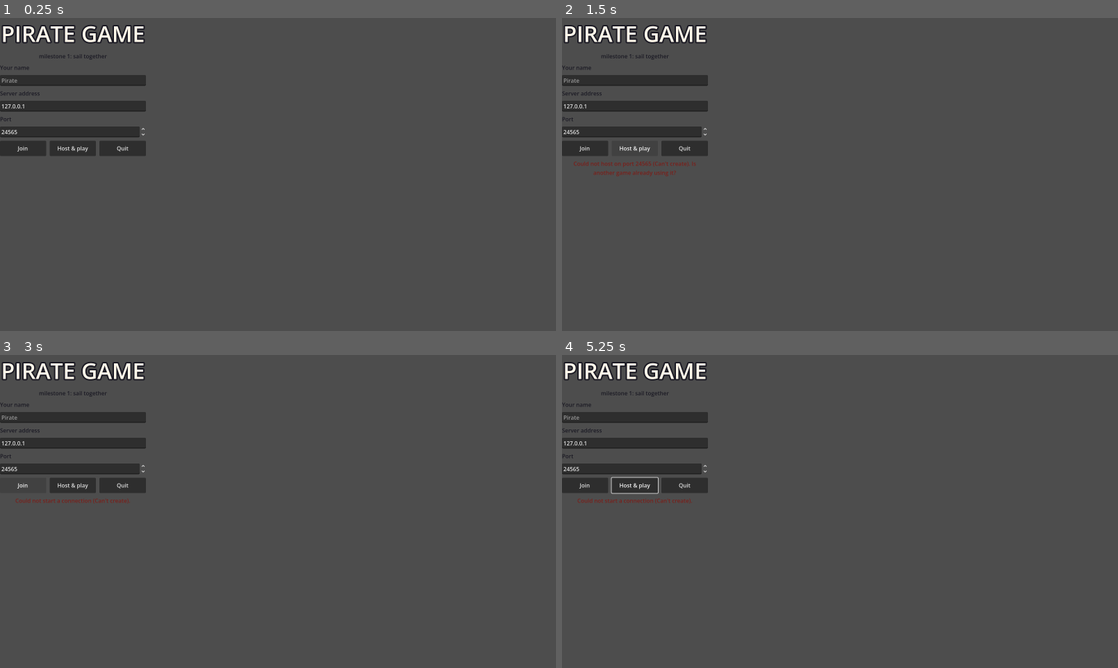
Above: before the commit, frames 1-4 (two rows, left to right).
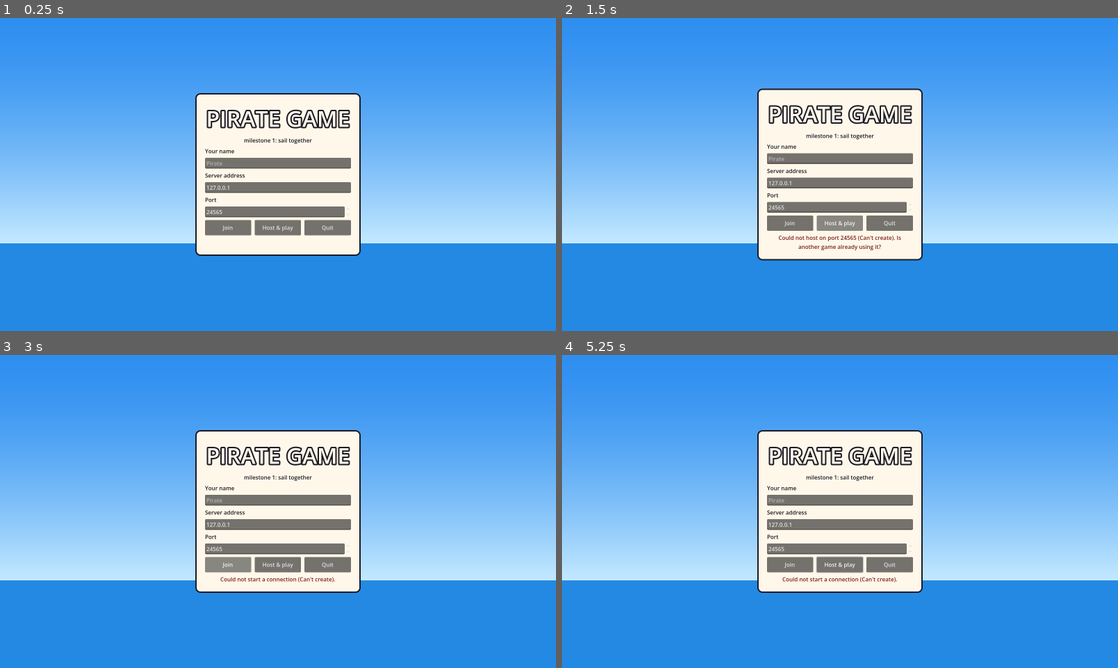
Above: after the commit, the same moments.

Repository: markcNewell/pirate-game
Game: Godot game, scene res://game/main.tscn
Same seed, same stepped clock (60 frames per second), same inputs: the game is played once before the commit and once after it.
Inputs (mouse positions are in pixels of both pictures, inside the frame that each line leads up to):
- Up to frame 1 (0.25 s): no input
- Up to frame 2 (1.5 s): tap Enter at 0.5 s; move the mouse to (962, 158) at 0.52 s; hold D (move_right) 0.53-1.25 s; hold Tab (crew) 0.53-1.25 s; click (962, 158) at 0.67 s; tap Space (jump) at 0.77 s; tap Shift (run) at 0.8 s; click "Host & play" at 1.25 s
- Up to frame 3 (3 s): click "Host & play" at 2 s; click "Join" at 2.75 s
- Up to frame 4 (5.25 s): click "Join" at 3.5 s; drag from (728, 527) to (812, 574) at 4.27 s; move the mouse to (895, 442) at 5.02 s; hold D (move_right) from 5.03 s (still down); hold Tab (crew) from 5.03 s (still down)

The runs differ from the first frame. In frame 1, 100% of the frame differs, in the area x 0-100%, y 0-100%; in frame 2, 100%; in frame 3, 100%; in frame 4, 100%.

Commit message:
Add exports, server image, CI, screenshot tool and README; tune the toon look
Co-Authored-By: Claude Opus 5.5 <noreply@anthropic.com>

Diff:
--- a/art/shaders/toon.gdshader
+++ b/art/shaders/toon.gdshader
@@ -1,6 +1,6 @@
 // Toon lighting: three flat steps of light instead of a smooth gradient, hard sun shadows,
 // and a faint rim so silhouettes read against the sea. Colour comes from the mesh's vertex
-// colours (stored linear by MeshBuilder), so one material serves a whole model.
+// colours, so one material serves a whole model.
 shader_type spatial;
 render_mode cull_back;
 
@@ -21,7 +21,10 @@
 
 void light() {
 	float ndl = dot(NORMAL, LIGHT);
-	float band = ndl > 0.45 ? 1.0 : (ndl > 0.0 ? 0.55 : 0.0);
-	float shadow = ATTENUATION > 0.5 ? 1.0 : 0.0;
-	DIFFUSE_LIGHT += band * shadow * LIGHT_COLOR / PI;
+	// Lit, half-lit and shade. Shade keeps some sun so dark sides stay readable colours.
+	float band = ndl > 0.45 ? 1.0 : (ndl > 0.0 ? 0.72 : 0.45);
+	if (ATTENUATION < 0.5) {
+		band = min(band, 0.45);
+	}
+	DIFFUSE_LIGHT += band * LIGHT_COLOR / PI;
 }
--- a/game/game.gd
+++ b/game/game.gd
@@ -133,7 +133,7 @@
 			client_on_snapshot(snap)
 
 	_log_timer += dt
-	if _log_timer >= 2.0 and role == Role.SERVER:
+	if _log_timer >= 2.0 and (role == Role.SERVER or DisplayServer.get_name() == "headless"):
 		_log_timer = 0.0
 		print("[server] t=%.0f players=%d ship=(%.1f, %.1f) speed=%.2f anchored=%s sails=%.2f/%.2f stations=%s" % [
 			server_time, players.size(), ship.x, ship.z, ship.speed, ship.anchored,
--- a/game/main.gd
+++ b/game/main.gd
@@ -27,7 +27,8 @@
 func _start() -> void:
 	var port := int(_args.get("port", GameConfig.DEFAULT_PORT))
 
-	if _args.has("server") or (DisplayServer.get_name() == "headless" and not _args.has("bot")):
+	var headless := DisplayServer.get_name() == "headless"
+	if _args.has("server") or (headless and not _args.has("bot") and not _args.has("host")):
 		var err := Net.serve(port)
 		if err != OK:
 			printerr("Could not serve on port %d: %s" % [port, error_string(err)])
@@ -94,8 +95,8 @@
 		return
 	if game.is_server():
 		var moved := Vector2(game.ship.x, game.ship.z).length()
-		print("RESULT server moved=%.1f max_speed=%.2f anchored=%s stations_taken=%d climbs=%d corrections=%d players=%d" % [
-			moved, game.stats.max_speed, game.ship.anchored, game.stats.stations_taken,
+		print("RESULT server moved=%.1f max_speed=%.2f anchored=%s sails=%.2f/%.2f stations_taken=%d climbs=%d corrections=%d players=%d" % [
+			moved, game.stats.max_speed, game.ship.anchored, game.ship.sail_height[0], game.ship.sail_height[1], game.stats.stations_taken,
 			game.stats.climbs, game.stats.corrections, game.players.size(),
 		])
 	if game.local_player:
@@ -111,6 +112,8 @@
 	await get_tree().create_timer(delay * 0.5).timeout
 	var game := Net.game
 	if game and view == "wheel":
+		# Walk there instantly: the wheel is out of reach from the spawn point.
+		game._server_teleport(game.local_id, LocalPlayer.Mode.ON_SHIP, ShipShape.stations()[0].stand, 0.0)
 		game.send_request("station", 0)
 	elif game and view != "deck":
 		var cam := Camera3D.new()
@@ -123,11 +126,16 @@
 			"bow": [Vector3(-8, 8, -40), Vector3(0, 5, 0)],
 			"high": [Vector3(30, 45, 50), Vector3(0, 0, -20)],
 		}
-		var spec: Array = offsets.get(view, offsets.outside)
-		var follow := func() -> void:
-			var ship := game.ship_view.global_transform
-			cam.look_at_from_position(ship * spec[0], ship * spec[1])
-		get_tree().process_frame.connect(follow)
+		if view == "island":
+			var isl: Dictionary = Islands.LAYOUT[0]
+			var centre := Vector3(isl.x, 4.0, isl.z)
+			cam.look_at_from_position(centre + Vector3(60, 22, 75), centre)
+		else:
+			var spec: Array = offsets.get(view, offsets.outside)
+			var follow := func() -> void:
+				var ship := game.ship_view.global_transform
+				cam.look_at_from_position(ship * spec[0], ship * spec[1])
+			get_tree().process_frame.connect(follow)
 	await get_tree().create_timer(delay * 0.5).timeout
 	await RenderingServer.frame_post_draw
 	var img := get_viewport().get_texture().get_image()
--- a/game/ocean/ocean.gdshader
+++ b/game/ocean/ocean.gdshader
@@ -58,8 +58,8 @@
 
 	float foam = 0.0;
 	// White caps: only the highest crests, broken up by noise.
-	float caps = noise(world_pos.xz * 0.6 - sea_time * 0.3);
-	if (wave_height > 0.55 && caps > 0.55) {
+	float caps = noise(world_pos.xz * 0.9 - sea_time * 0.3);
+	if (wave_height > 0.7 && caps > 0.62) {
 		foam = 1.0;
 	}
 
--- a/game/ship/ship_mesh.gd
+++ b/game/ship/ship_mesh.gd
@@ -137,21 +137,26 @@
 
 static func _decks(b: MeshBuilder, zs: Array[float]) -> void:
 	var t := ShipShape.RAIL_THICKNESS
-	var planks := 12
+	# Straight planks of equal width running bow to stern, trimmed where the hull narrows.
+	var plank := 0.55
+	var count := int(ceil(ShipShape.BEAM / plank))
 	for i in zs.size() - 1:
 		var z0 := zs[i]
 		var z1 := zs[i + 1]
 		var y := ShipShape.QUARTER_Y if z0 >= ShipShape.QUARTER_Z else ShipShape.DECK_Y
 		var w0 := ShipShape.half_width(z0, ShipShape.DECK_Y) - t
 		var w1 := ShipShape.half_width(z1, ShipShape.DECK_Y) - t
-		for p in planks:
-			var u0 := -1.0 + 2.0 * p / planks
-			var u1 := -1.0 + 2.0 * (p + 1) / planks
-			var c := Toon.color("deck") if p % 2 == 0 else Toon.color("deck").darkened(0.06)
-			b.quad(
-				Vector3(u0 * w0, y, z0), Vector3(u1 * w0, y, z0), Vector3(u1 * w1, y, z1),
-				Vector3(u0 * w1, y, z1), c, Vector3.UP,
-			)
+		for p in count:
+			var x0 := -count * plank * 0.5 + p * plank
+			var x1 := x0 + plank
+			var a0 := clampf(x0, -w0, w0)
+			var b0 := clampf(x1, -w0, w0)
+			var a1 := clampf(x0, -w1, w1)
+			var b1 := clampf(x1, -w1, w1)
+			if b0 - a0 < 1e-3 and b1 - a1 < 1e-3:
+				continue
+			var c := Toon.color("deck") if p % 2 == 0 else Toon.color("deck").darkened(0.07)
+			b.quad(Vector3(a0, y, z0), Vector3(b0, y, z0), Vector3(b1, y, z1), Vector3(a1, y, z1), c, Vector3.UP)
 	# Front face of the quarterdeck, with a gold trim along its edge.
 	var qz := ShipShape.QUARTER_Z
 	var wq := ShipShape.half_width(qz, ShipShape.DECK_Y) - t
@@ -198,7 +203,7 @@
 		for side: int in [-1, 1]:
 			for dz: float in [-0.9, 0.0, 0.9]:
 				var foot := Vector3(side * (ShipShape.half_width(z + dz, deck) - 0.05), ShipShape.rail_top(z + dz), z + dz)
-				b.cylinder(foot, Vector3(0, deck + 0.62 * h, z), 0.04, 0.04, 4, rope, false)
+				b.cylinder(foot, Vector3(0, deck + 0.62 * h, z), 0.03, 0.03, 4, rope, false)
 	# Crow's nest on the main mast.
 	var nest := Vector3(0, deck + 0.72 * ShipShape.MAST_HEIGHT[1], ShipShape.MAST_Z[1])
 	b.cylinder(nest, nest + Vector3(0, 0.9, 0), 1.1, 1.2, 14, Toon.color("hull_dark"))
@@ -207,9 +212,9 @@
 	var sprit_root := Vector3(0, deck + 0.6, -12.2)
 	var sprit_tip := Vector3(0, deck + 3.8, -19.5)
 	b.cylinder(sprit_root, sprit_tip, 0.26, 0.12, 8, Toon.color("mast"))
-	b.cylinder(tops[0], sprit_tip, 0.04, 0.04, 4, rope, false)
-	b.cylinder(tops[1], tops[0], 0.04, 0.04, 4, rope, false)
-	b.cylinder(tops[1], Vector3(0, ShipShape.QUARTER_Y + 1.0, ShipShape.STERN_Z), 0.04, 0.04, 4, rope, false)
+	b.cylinder(tops[0], sprit_tip, 0.03, 0.03, 4, rope, false)
+	b.cylinder(tops[1], tops[0], 0.03, 0.03, 4, rope, false)
+	b.cylinder(tops[1], Vector3(0, ShipShape.QUARTER_Y + 1.0, ShipShape.STERN_Z), 0.03, 0.03, 4, rope, false)
 
 
 static func _fittings(b: MeshBuilder) -> void:
@@ -303,17 +308,18 @@
 	var b := MeshBuilder.new()
 	var wood := Toon.color("mast")
 	var segments := 16
-	var r := 0.75
+	var r := 0.5
 	for i in segments:
 		var a0 := TAU * i / segments
 		var a1 := TAU * (i + 1) / segments
-		b.cylinder(Vector3(cos(a0) * r, sin(a0) * r, 0), Vector3(cos(a1) * r, sin(a1) * r, 0), 0.06, 0.06, 6, wood, false)
+		b.cylinder(Vector3(cos(a0) * r, sin(a0) * r, 0), Vector3(cos(a1) * r, sin(a1) * r, 0), 0.045, 0.045, 6, wood, false)
 	for i in 8:
 		var a := TAU * i / 8
 		var dir := Vector3(cos(a), sin(a), 0)
-		b.cylinder(Vector3.ZERO, dir * (r + 0.22), 0.045, 0.045, 5, wood, false)
-		b.cylinder(dir * (r + 0.08), dir * (r + 0.3), 0.06, 0.05, 6, Toon.color("hull_dark"))
-	b.cylinder(Vector3(0, 0, -0.12), Vector3(0, 0, 0.12), 0.16, 0.16, 10, Toon.color("stripe"))
+		b.cylinder(Vector3.ZERO, dir * (r + 0.12), 0.035, 0.035, 5, wood, false)
+		b.cylinder(dir * (r + 0.05), dir * (r + 0.2), 0.045, 0.04, 6, Toon.color("hull_dark"))
+	b.cylinder(Vector3(0, 0, -0.1), Vector3(0, 0, 0.1), 0.09, 0.09, 10, Toon.color("hull_dark"))
+	b.cylinder(Vector3(0, 0, 0.1), Vector3(0, 0, 0.13), 0.06, 0.06, 10, Toon.color("stripe"))
 	return b.build()
 
 
--- a/game/ship/ship_shape.gd
+++ b/game/ship/ship_shape.gd
@@ -60,7 +60,7 @@
 	if z > QUARTER_Z:
 		return QUARTER_Y + RAIL_HEIGHT
 	var t := z / HALF_LENGTH
-	return DECK_Y + RAIL_HEIGHT + 0.9 * t * t
+	return DECK_Y + RAIL_HEIGHT + 0.45 * t * t
 
 
 ## Floor height under a point on board (main deck or quarterdeck; stairs are a ramp).
@@ -85,7 +85,7 @@
 	var list: Array[Dictionary] = [
 		{
 			"id": 0, "kind": Kind.WHEEL, "mast": -1, "label": "take the wheel",
-			"at": WHEEL + Vector3(0, 1.1, 0), "stand": WHEEL + Vector3(0, 0, 1.0),
+			"at": WHEEL + Vector3(0, 1.05, 0.25), "stand": WHEEL + Vector3(0, 0, 1.3),
 		},
 		{
 			"id": 3, "kind": Kind.ANCHOR, "mast": -1, "label": "work the anchor",
--- a/game/ship/ship_view.gd
+++ b/game/ship/ship_view.gd
@@ -19,7 +19,7 @@
 		_build_rig(m)
 
 	_wheel = Toon.instance(ShipMesh.wheel())
-	_wheel.position = ShipShape.WHEEL + Vector3(0, 1.3, 0.3)
+	_wheel.position = ShipShape.WHEEL + Vector3(0, 1.05, 0.25)
 	add_child(_wheel)
 
 	_capstan = Toon.instance(ShipMesh.capstan())
--- a/game/ui/hud.gd
+++ b/game/ui/hud.gd
@@ -223,7 +223,8 @@
 			if names.has(deg):
 				var text: String = names[deg]
 				var col := Toon.color("stripe") if deg == 0 else PAPER
-				draw_string(font, Vector2(x - 12, 30), text, HORIZONTAL_ALIGNMENT_CENTER, 24, 20, col)
+				var width := font.get_string_size(text, HORIZONTAL_ALIGNMENT_LEFT, -1, 20).x
+				draw_string(font, Vector2(x - width * 0.5, 30), text, HORIZONTAL_ALIGNMENT_LEFT, -1, 20, col)
 			else:
 				draw_line(Vector2(x, 30), Vector2(x, 40), Color(PAPER, 0.7), 2.0)
 		draw_line(Vector2(mid, 36), Vector2(mid, 46), Toon.color("stripe"), 3.0)
--- a/game/ui/menu.gd
+++ b/game/ui/menu.gd
@@ -1,6 +1,7 @@
 class_name Menu
-extends Control
+extends CanvasLayer
 ## The title screen: your name, the server to join, and Join / Host & play / Quit.
+## A CanvasLayer so its controls can fill the window (a Control under a plain Node cannot).
 
 var _name: LineEdit
 var _address: LineEdit
@@ -9,19 +10,27 @@
 
 
 func _ready() -> void:
-	set_anchors_preset(Control.PRESET_FULL_RECT)
 	var sky := ColorRect.new()
-	sky.set_anchors_preset(Control.PRESET_FULL_RECT)
+	sky.set_anchors_and_offsets_preset(Control.PRESET_FULL_RECT)
 	sky.material = _sky_gradient()
 	add_child(sky)
 
 	var centre := CenterContainer.new()
-	centre.set_anchors_preset(Control.PRESET_FULL_RECT)
+	centre.set_anchors_and_offsets_preset(Control.PRESET_FULL_RECT)
 	add_child(centre)
+	var card := PanelContainer.new()
+	var style := StyleBoxFlat.new()
+	style.bg_color = Hud.PAPER
+	style.border_color = Hud.INK
+	style.set_border_width_all(4)
+	style.set_corner_radius_all(14)
+	style.set_content_margin_all(28)
+	card.add_theme_stylebox_override("panel", style)
+	centre.add_child(card)
 	var box := VBoxContainer.new()
 	box.custom_minimum_size = Vector2(420, 0)
-	box.add_theme_constant_override("separation", 10)
-	centre.add_child(box)
+	box.add_theme_constant_override("separation", 8)
+	card.add_child(box)
 
 	var title := Label.new()
 	title.text = "PIRATE GAME"
--- a/game/util/mesh_builder.gd
+++ b/game/util/mesh_builder.gd
@@ -1,6 +1,7 @@
 class_name MeshBuilder
 extends RefCounted
 ## Collects coloured triangles and turns them into one ArrayMesh for the toon shader.
+## Colours stay sRGB: Godot converts vertex colours to linear itself.
 ##
 ## Every triangle is given an outward direction and its winding is fixed to match, so callers
 ## never think about Godot's clockwise front faces. build() also stores a smoothed copy of the
@@ -33,11 +34,10 @@
 			normals = PackedVector3Array([normals[0], normals[2], normals[1]])
 		face = -face
 	var flat := face.normalized()
-	var linear := color.srgb_to_linear()
 	for i in 3:
 		_verts.append([a, b, c][i])
 		_normals.append(normals[i] if normals.size() == 3 else flat)
-		_colors.append(linear)
+		_colors.append(color)
 
 
 func quad(a: Vector3, b: Vector3, c: Vector3, d: Vector3, color: Color, outward: Vector3) -> void:
--- a/game/util/toon.gd
+++ b/game/util/toon.gd
@@ -17,10 +17,10 @@
 	"flag": Color("1d1d26"),
 	"bone": Color("f4efe2"),
 	"lantern": Color("ffe08a"),
-	"sand": Color("ffe0a0"),
+	"sand": Color("f4d595"),
 	"wet_sand": Color("e9c486"),
-	"grass": Color("5ad14a"),
-	"grass_dark": Color("45bb3a"),
+	"grass": Color("4fbf41"),
+	"grass_dark": Color("3fa535"),
 	"rock": Color("9aa4b5"),
 	"trunk": Color("b07a42"),
 	"leaf": Color("3cc24e"),
@@ -50,10 +50,8 @@
 static func sky_object_material() -> ShaderMaterial:
 	if _sky_object == null:
 		_sky_object = ShaderMaterial.new()
+		# No outline: at cloud distance it would be fogged into a pale halo.
 		_sky_object.shader = load("res://art/shaders/toon_sky_object.gdshader")
-		var outline := _outline()
-		outline.set_shader_parameter("width", 0.0012)
-		_sky_object.next_pass = outline
 	return _sky_object
 
 
--- a/game/world/world.gd
+++ b/game/world/world.gd
@@ -42,7 +42,7 @@
 	env.sky = sky
 	env.ambient_light_source = Environment.AMBIENT_SOURCE_COLOR
 	env.ambient_light_color = Color("9cc8f0")
-	env.ambient_light_energy = 0.55
+	env.ambient_light_energy = 0.38
 	env.reflected_light_source = Environment.REFLECTION_SOURCE_DISABLED
 	env.tonemap_mode = Environment.TONE_MAPPER_LINEAR
 	env.fog_enabled = true
@@ -63,10 +63,13 @@
 	var sun := DirectionalLight3D.new()
 	sun.rotation_degrees = Vector3(-48.0, -35.0, 0.0)
 	sun.light_color = Color("fff6e5")
-	sun.light_energy = 1.25
+	sun.light_energy = 0.9
 	sun.shadow_enabled = true
 	sun.directional_shadow_max_distance = 140.0
 	sun.directional_shadow_mode = DirectionalLight3D.SHADOW_PARALLEL_2_SPLITS
+	# Generous bias: toon shading turns any shadow acne into hard blotches.
+	sun.shadow_bias = 0.12
+	sun.shadow_normal_bias = 2.5
 	add_child(sun)
 
 
Not shown, added: export_presets.cfg
Not shown, added: .github/workflows/ci.yml
Not shown, changed: README.md
Not shown, added: server/Dockerfile
Not shown, added: server/README.md
Not shown, added: tools/export.sh
Not shown, added: tools/render.Containerfile
Not shown, added: tools/screenshot.sh
